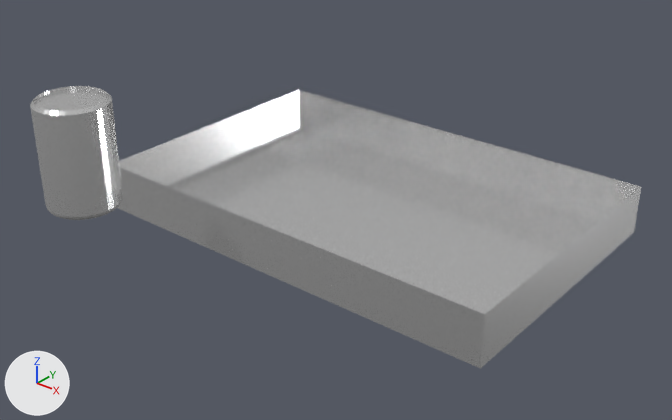
Before and after pictures for a commit that changed the Blender file 3D/doboz.blend.
Both versions are drawn from a 50 mm camera at (9.62, -9.19, 5.74) aimed at (2.04, 0.09, -0.3). The axes (+X, +Y, +Z) are drawn at lower left. The lights are the same throughout.
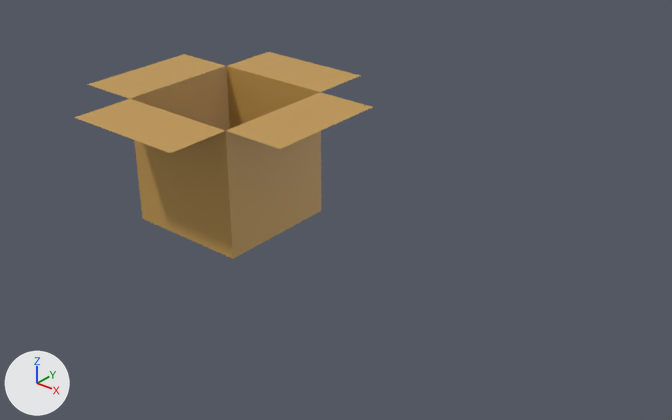
What the commit changed:
In material 'Material.001' (mat_material_001), metallic goes from 0.9 to 0.0.
In material 'Material.001' (mat_material_001), roughness goes from 0.2 to 0.5.
Material 'Material.001' (mat_material_001) changes colour from white #e7e7e7 to orange #c19852; in linear values from (0.8, 0.8, 0.8) to (0.533, 0.314, 0.0844).
me_cylinder has 264 vertices, 231 faces and spans x -1.63..5.18, y -3.18..3.47, z -1.0..1.71.
me_cylinder is used by ob_cylinder; location (0.0, 0.0, 0.0).
Verts and faces of me_cylinder; kept vertices keep their numbers, new ones are numbered from 264.
me_cylinder part 1: the loose piece of 8 vertices spanning x -1.63..5.18, y -1.01..3.47, z -1.0..-0.23 is scaled about its middle by (0.294, 0.447, 2.59), then moved by (-4.59, 0.09, -2.04).
me_cylinder part 2: the loose piece of 256 vertices spanning x -0.5..0.5, y -3.18..-2.18, z 0.21..1.71 is deleted.
Part 3, on me_cylinder:
New vertex 264 is at (-3.82, 3.32, -1.66), pixel (268, 51).
New vertex 265 is at (-3.82, 2.32, -1.66), pixel (226, 65).
New vertex 266 is at (-3.82, 0.32, -1.66), pixel (130, 98).
New vertex 267 is at (-3.82, -0.68, -1.66), pixel (74, 117).
New vertices 268 to 271 stand at vertices 264 to 267, in that order, plus (2.0, 0.0, 0.0).
New vertex 272 is at (-4.82, 2.31, -1.65), pixel (184, 54).
New vertex 273 is at (-4.82, 0.31, -1.65), pixel (87, 84).
New vertex 274 is at (-1.82, 2.31, -1.65), pixel (320, 92).
New vertex 275 is at (-1.82, 0.31, -1.65), pixel (225, 130).
New vertices 276 to 279 stand at vertices 272 to 275, in that order, plus (1.0, 0.0, 0.0).
New faces: (264, 265, 269, 268), (272, 273, 277, 276), (274, 275, 279, 278), (266, 267, 271, 270).
Object 'Cylinder' (ob_cylinder) moves from (0.0, 0.0, 0.0) to (2.82, -1.32, 2.65).

Location of each change, (x1, y1, x2, y2) in pixels of the pictures (672 x 420 px; the box of a moved part takes in the faces that stretch with it):
'Cylinder', recoloured, surface changed, reshaped, moved (51% narrower, 27% shorter): before (30, 86, 641, 369); after (74, 52, 372, 259)
part 1 of me_cylinder, moved or reshaped: before (118, 90, 641, 369); after (130, 66, 322, 259)
part 2 of me_cylinder, deleted: before (30, 86, 123, 220)
part 3 of me_cylinder, added (orange): after (74, 52, 372, 153)
